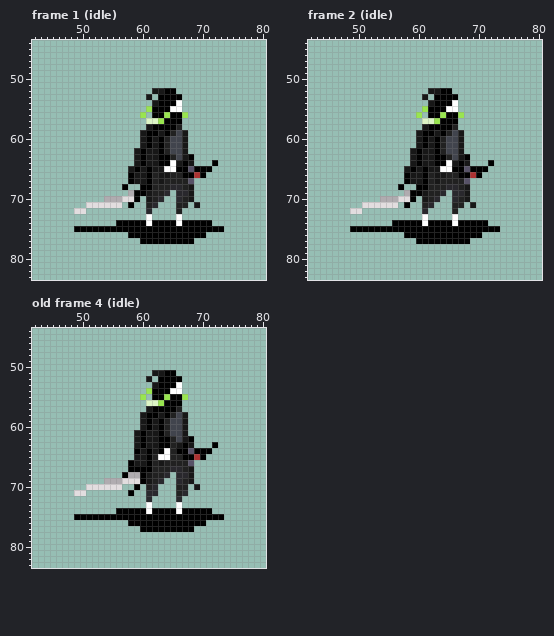
Two states of a pixel-art file, animan/characters/main-character.aseprite. That is the earlier state.
124x124 pixels, 11 frames. Shown: frame 1 (idle): x 42..80, y 44..83; frame 2 (idle): x 42..80, y 44..83; old frame 4 (idle): x 42..80, y 44..83. The commit also changed other frames, which this record leaves out.
After:
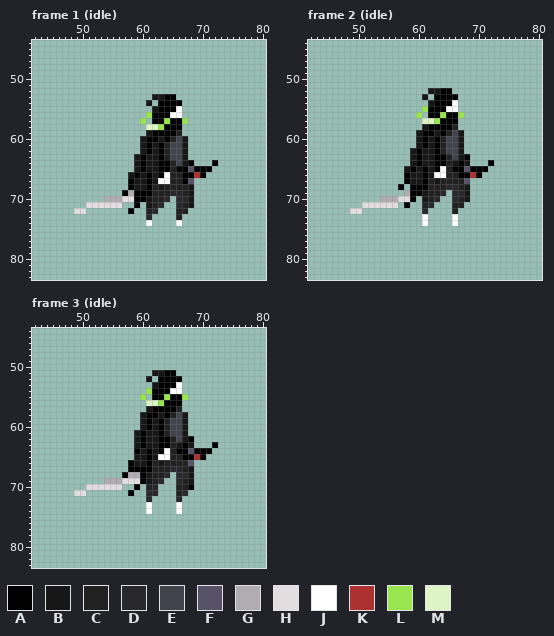
Palette (. is transparent): A #000000  B #171717  C #212121  D #29282d  E #41444d  F #575267  G #b0acb0  H #e2dddf  J #ffffff  K #ac3232  L #99e550  M #ddf5c6
A new or re-ordered frame is compared with the old frame closest to it.
Commit: changed idle animation
The exact change:
layer "char7 v2/shadow" now hidden
frames re-ordered
Changed rows in their new state; - is an unchanged pixel.
Frame 1 (idle):
first column x 49:
52 -------------....--------
53 ------------.BB--.-------
54 ------------B.---A-------
55 ------------.B--A--------
56 -----------.L--AJJ.------
57 -----------L.AAL--L------
58 ------------MML--A-------
59 -----------.B-A-AC.------
60 -------------ABAC--------
62 ----------.BA------------
63 ---------------CE--.-----
64 ----------------CEBA-----
65 ---------.BAB-AAC--------
66 ---------BA--BAJ---------
67 -------------BJJ--A------
68 --------.ABB--B-CC-------
69 --------A---A--CD-C------
70 -----------A--CD--D------
71 ---------.A-BCD--D-B.----
72 ---------A--CD----C------
73 ------------D----C-------
74 -------.....-....-.....--
75 .........................
76 ---------.............---
77 -----------.........-----
Frame 2 (idle):
first column x 49:
64 ----------------C--------
65 --------------A-C--------
66 -------------BJJ---------
68 ----------A--------------
71 --------------------.----
74 -------.....-....-.....--
75 .........................
76 ---------.............---
77 -----------.........-----
Frame 3 (idle) against old frame 4 (idle):
first column x 62:
65 B
first column x 68:
70 A.
first column x 49:
74 -------.....-....-.....--
75 .........................
76 ---------.............---
77 -----------.........-----
Boxes around the changes in both pictures, in picture pixels (x1, y1, x2, y2):
changed: (74, 88, 224, 244)
changed: (410, 160, 452, 190)
erased: (350, 202, 500, 244)
changed: (152, 454, 158, 460)
changed: (188, 484, 200, 490)
erased: (74, 508, 224, 532)
